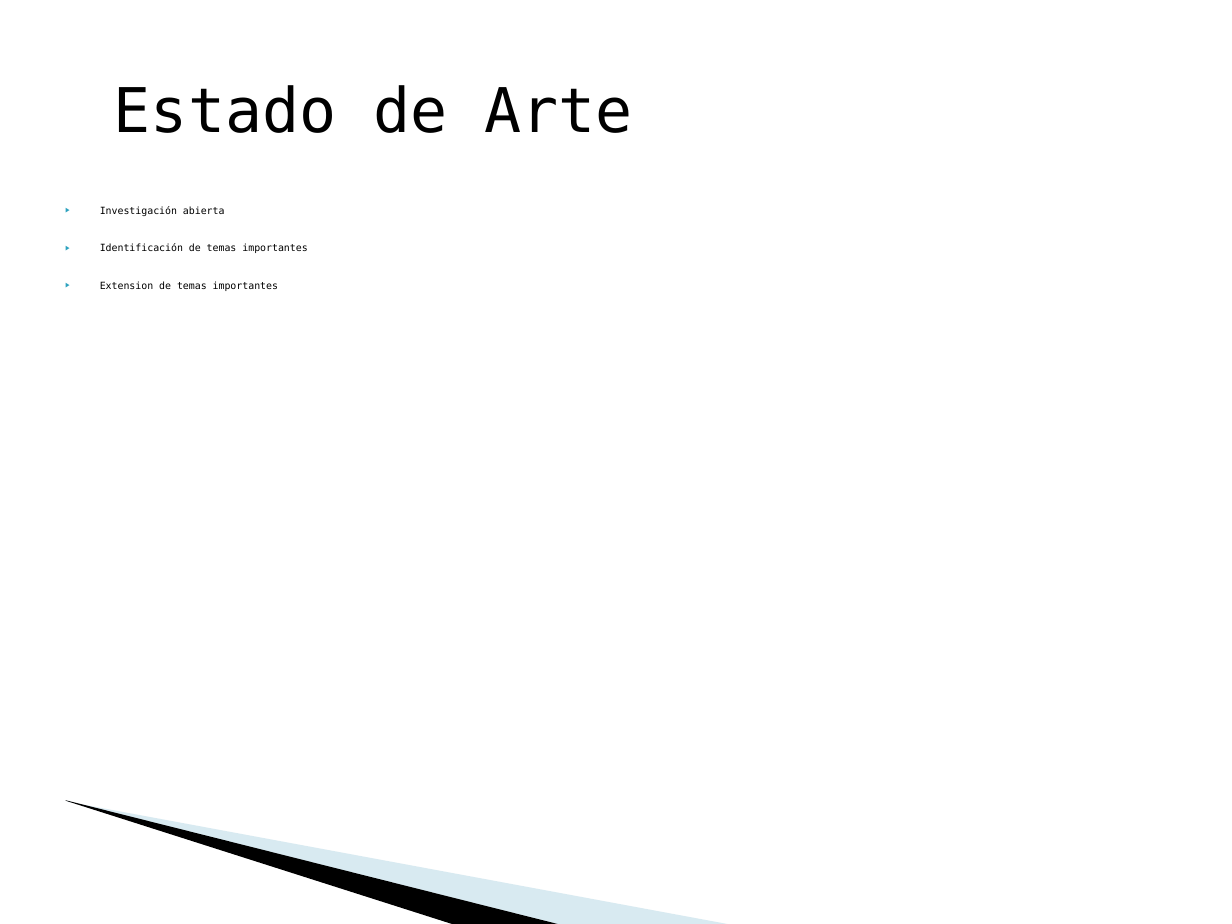
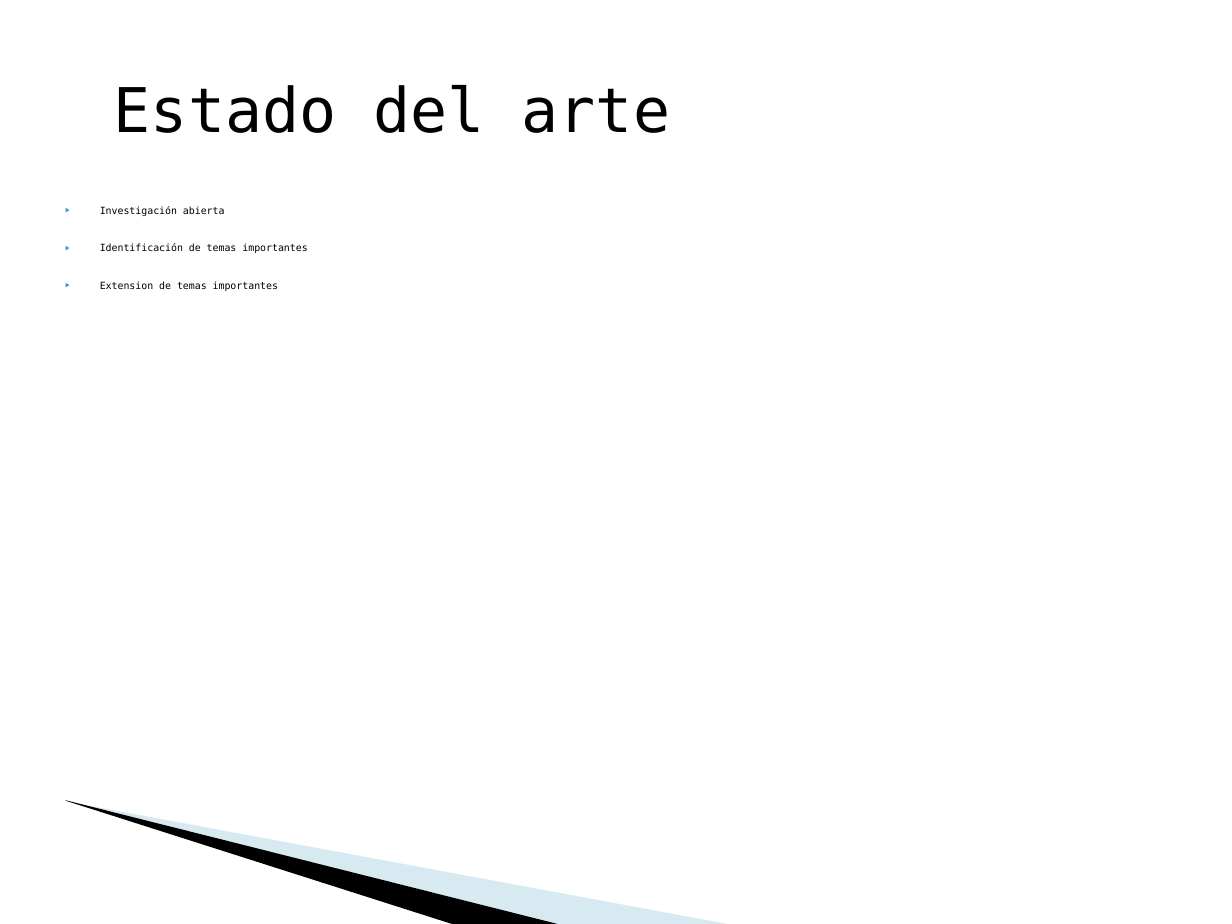
Before and after one commit to google-code-export/satode, a slide deck: slide 5 of Documentos/final/Presentación Defensa.ppt. Drawn at 1232x924 pixels with LibreOffice and Linux fonts; fonts in the diff are those of the drawing; background and template pictures are left out. Boxes give left, top, right and bottom in pixels: in the first picture for what was removed or moved away, otherwise in the second. Text is boxed around its words. In the diff, an @@ line names an element or a change of style, - is before the commit and + after.

```diff
--- a/Documentos/final/Presentación Defensa.ppt
+++ b/Documentos/final/Presentación Defensa.ppt
@@ text at (114, 85, 670, 133): text changed @@
-Estado de Arte
+Estado del arte
```
Also in this commit, not shown: 8 other slides changed, 1 slide added, 2 slides removed.
